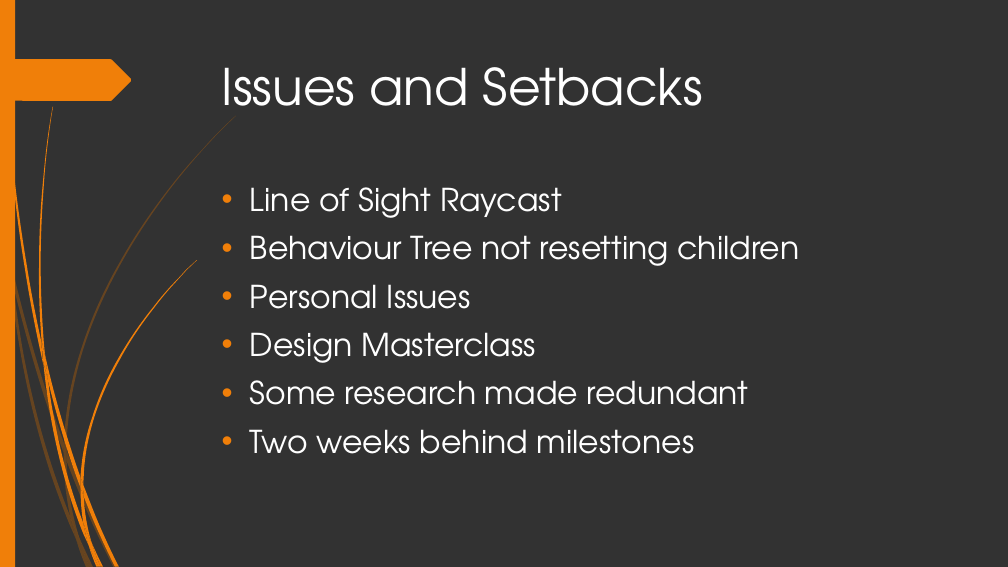
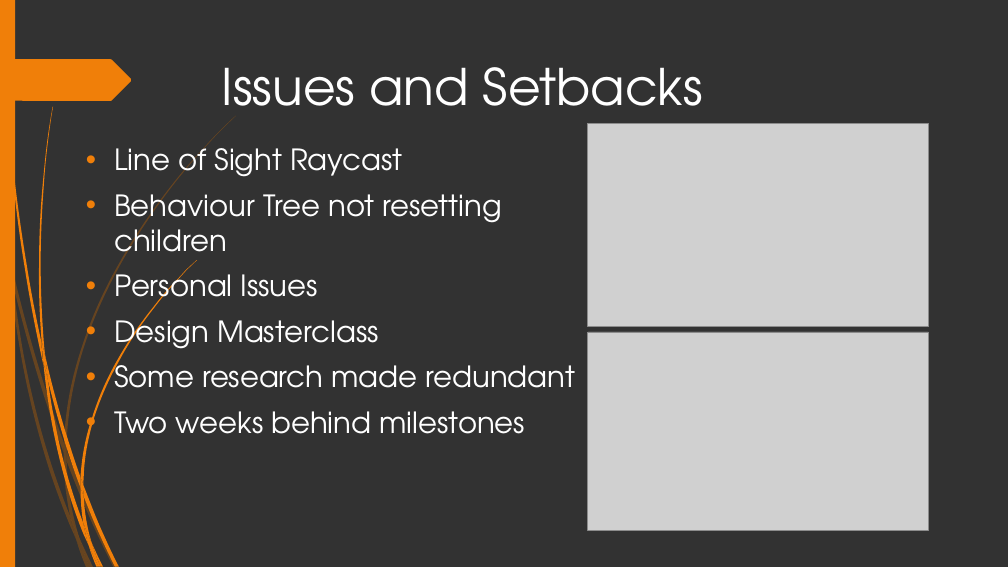
Before and after one commit to HenryWilliam95/AI_FINAL_PROJECT, a slide deck: slide 6 of Documents/Presentation-1.pptx. Drawn at 1008x567 pixels with LibreOffice and Linux fonts; fonts in the diff are those of the drawing; grey boxes stand for pictures. Boxes give left, top, right and bottom in pixels: in the first picture for what was removed or moved away, otherwise in the second. Text is boxed around its words. In the diff, an @@ line names an element or a change of style, - is before the commit and + after.

```diff
--- a/Documents/Presentation-1.pptx
+++ b/Documents/Presentation-1.pptx
@@ text "Line of Sight Raycast" moved from (x1=250, y1=187, x2=800, y2=454) to (x1=114, y1=146, x2=576, y2=434) @@
@@ text "Line of Sight Raycast" at (x1=114, y1=146, x2=576, y2=434): size 30 to 27.8 pt @@
@@ picture added at (x1=588, y1=123, x2=929, y2=327) @@
@@ picture added at (x1=588, y1=332, x2=929, y2=531) @@
```
Also in this commit, not shown: 2 other slides changed.
